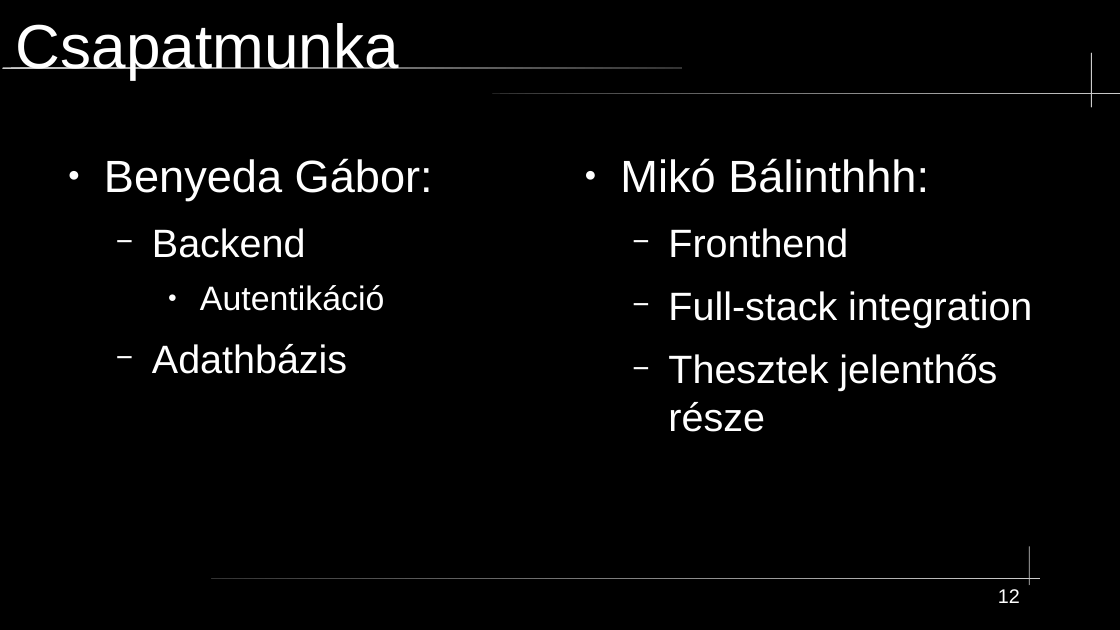
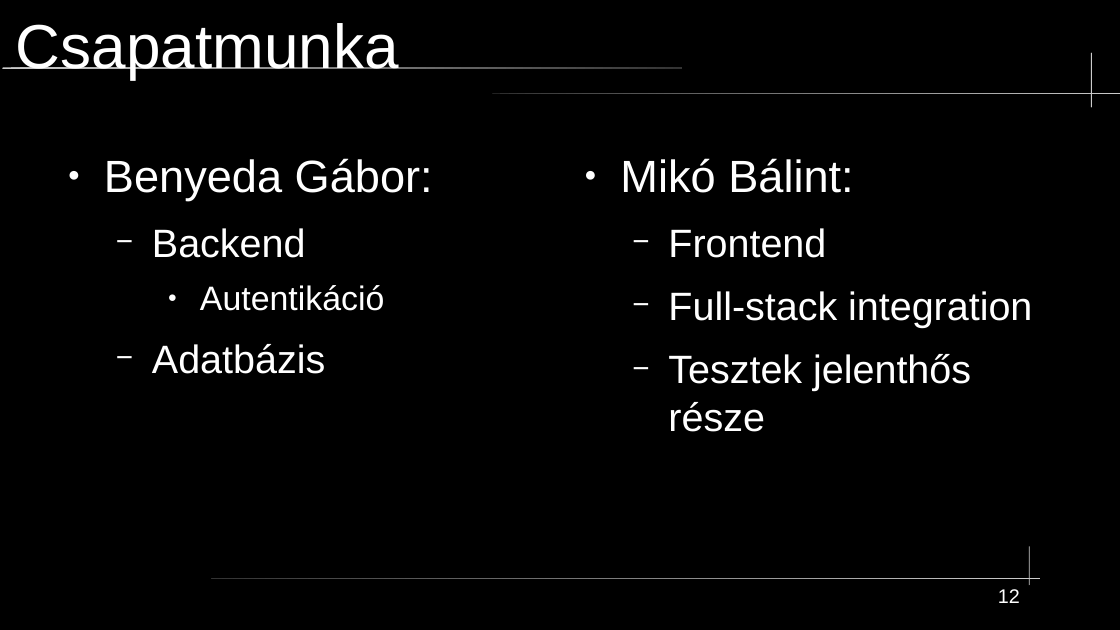
Before and after one commit to mikobalint-szbi/PawnHub, a slide deck: slide 12 of [Developer]/PPT/technikai prezentáció.odp. Drawn at 1120x630 pixels with LibreOffice and Linux fonts; fonts in the diff are those of the drawing. Boxes give left, top, right and bottom in pixels: in the first picture for what was removed or moved away, otherwise in the second. Text is boxed around its words. In the diff, an @@ line names an element or a change of style, - is before the commit and + after.

```diff
--- a/[Developer]/PPT/technikai prezentáció.odp
+++ b/[Developer]/PPT/technikai prezentáció.odp
@@ text at (620,158,853,258): text changed @@
-● Mikó Bálinthhh:
-  − Fronthend
+● Mikó Bálint:
+  − Frontend
@@ text at (152,344,325,374): text changed @@
-  − Adathbázis
+  − Adatbázis
@@ text at (668,354,971,432): text changed @@
-  − Thesztek jelenthős része
+  − Tesztek jelenthős része
```
Also in this commit, not shown: 1 other slide changed.
